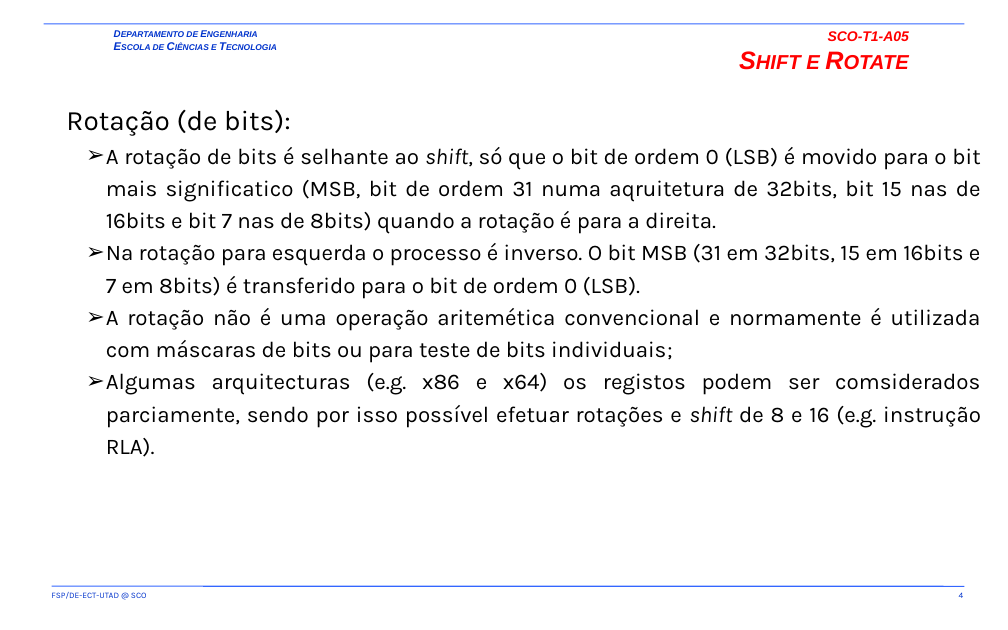
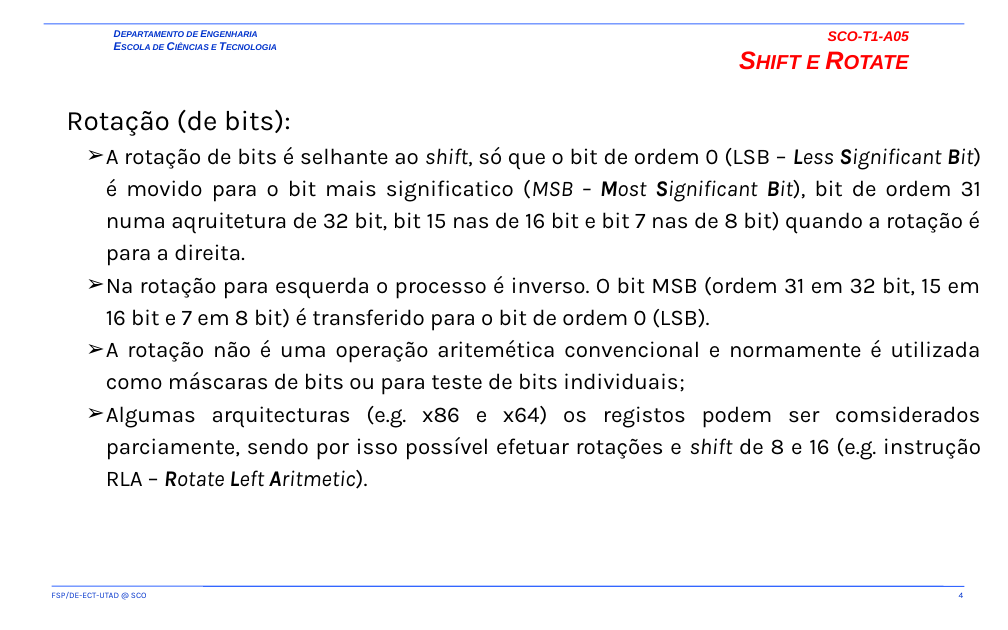
Before and after one commit to fsp864/UTAD-SCO, a slide deck: slide 4 of aulas/t/old/SCO-T1-A05-A06.pptx. Drawn at 1008x630 pixels with LibreOffice and Linux fonts; fonts in the diff are those of the drawing; background and template pictures are left out. Boxes give left, top, right and bottom in pixels: in the first picture for what was removed or moved away, otherwise in the second. Text is boxed around its words. In the diff, an @@ line names an element or a change of style, - is before the commit and + after.

```diff
--- a/aulas/t/old/SCO-T1-A05-A06.pptx
+++ b/aulas/t/old/SCO-T1-A05-A06.pptx
@@ text at [106,147,982,489]: text changed @@
-  ➢ A rotação de bits é selhante ao shift, só que o bit de ordem 0 (LSB) é movido para o bit mais significatico (MSB, bit de ordem 31 numa aqruitetura de 32bits, bit 15 nas de 16bits e bit 7 nas de 8bits) quando a rotação é para a direita.
-  ➢ Na rotação para esquerda o processo é inverso. O bit MSB (31 em 32bits, 15 em 16bits e 7 em 8bits) é transferido para o bit de ordem 0 (LSB).
-  ➢ A rotação não é uma operação aritemética convencional e normamente é utilizada com máscaras de bits ou para teste de bits individuais;
-  ➢ Algumas arquitecturas (e.g. x86 e x64) os registos podem ser comsiderados parciamente, sendo por isso possível efetuar rotações e shift de 8 e 16 (e.g. instrução RLA).
+  ➢ A rotação de bits é selhante ao shift, só que o bit de ordem 0 (LSB – Less Significant Bit) é movido para o bit mais significatico (MSB – Most Significant Bit), bit de ordem 31 numa aqruitetura de 32 bit, bit 15 nas de 16 bit e bit 7 nas de 8 bit) quando a rotação é para a direita.
+  ➢ Na rotação para esquerda o processo é inverso. O bit MSB (ordem 31 em 32 bit, 15 em 16 bit e 7 em 8 bit) é transferido para o bit de ordem 0 (LSB).
+  ➢ A rotação não é uma operação aritemética convencional e normamente é utilizada como máscaras de bits ou para teste de bits individuais;
+  ➢ Algumas arquitecturas (e.g. x86 e x64) os registos podem ser comsiderados parciamente, sendo por isso possível efetuar rotações e shift de 8 e 16 (e.g. instrução RLA – Rotate Left Aritmetic).
```
Also in this commit, not shown: 7 other slides changed.
